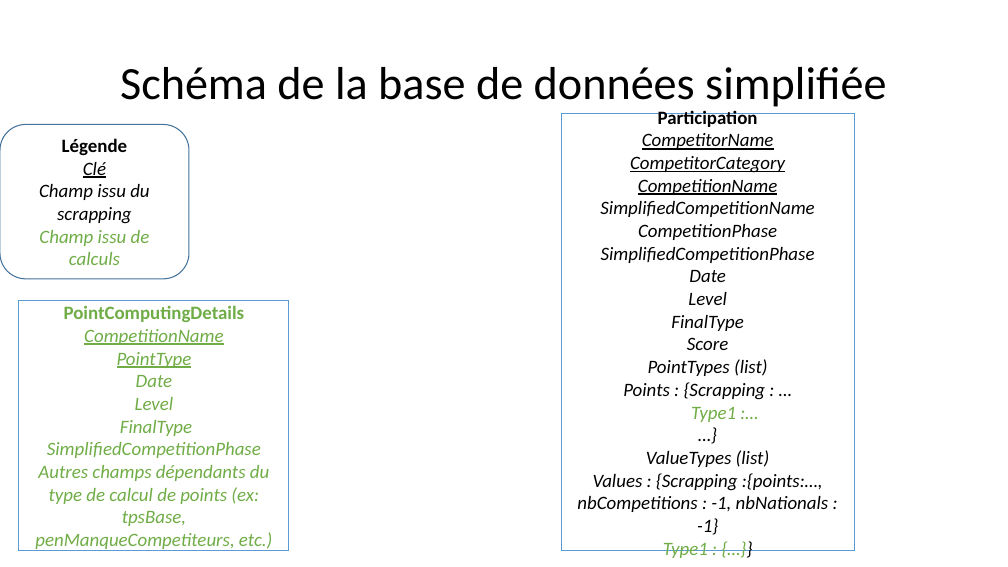
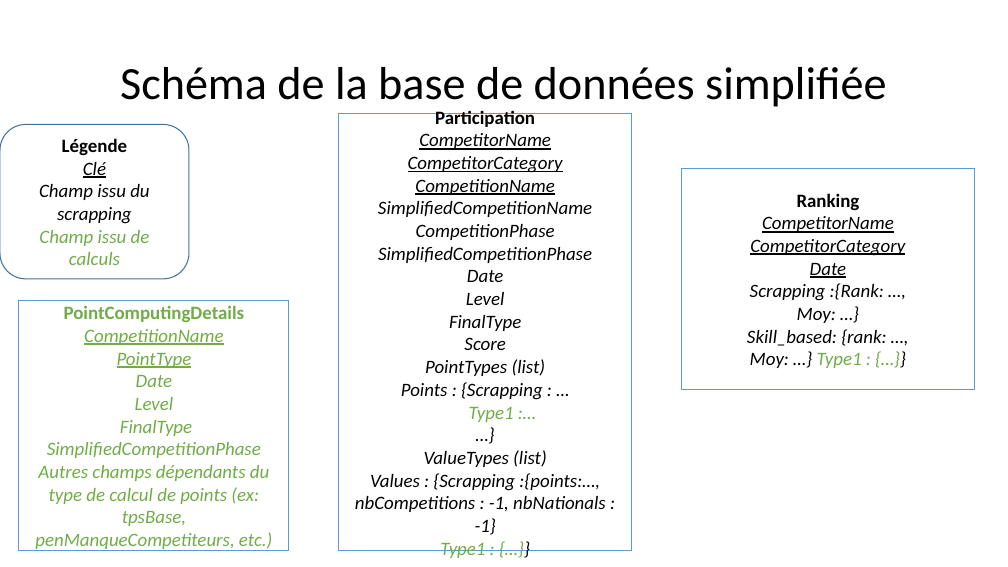
Before and after one commit to CharlesDampeyrou/calcul-de-points-FFCK, a slide deck: slide 3 of documentation/architecture logicielle.pptx. Drawn at 1008x567 pixels with LibreOffice and Linux fonts; fonts in the diff are those of the drawing. Boxes give left, top, right and bottom in pixels: in the first picture for what was removed or moved away, otherwise in the second. Text is boxed around its words. In the diff, an @@ line names an element or a change of style, - is before the commit and + after.

```diff
--- a/documentation/architecture logicielle.pptx
+++ b/documentation/architecture logicielle.pptx
@@ rectangle "Participation": place and size @@
-rectangle "Participation" at [561, 113, 854, 551]
+rectangle "Participation" at [339, 113, 632, 551]
@@ rectangle added at [681, 168, 975, 389], fill #FFFFFF, outline #5B9BD5 1 pt, 18 pt, text #000000, italic @@
+Ranking
+CompetitorName
+CompetitorCategory
+Date
+Scrapping :{Rank: …,
+Moy: …}
+Skill_based: {rank: …,
+Moy: …} Type1 : {…}}
```
Also in this commit, not shown: 1 other slide changed, 3 other files.
